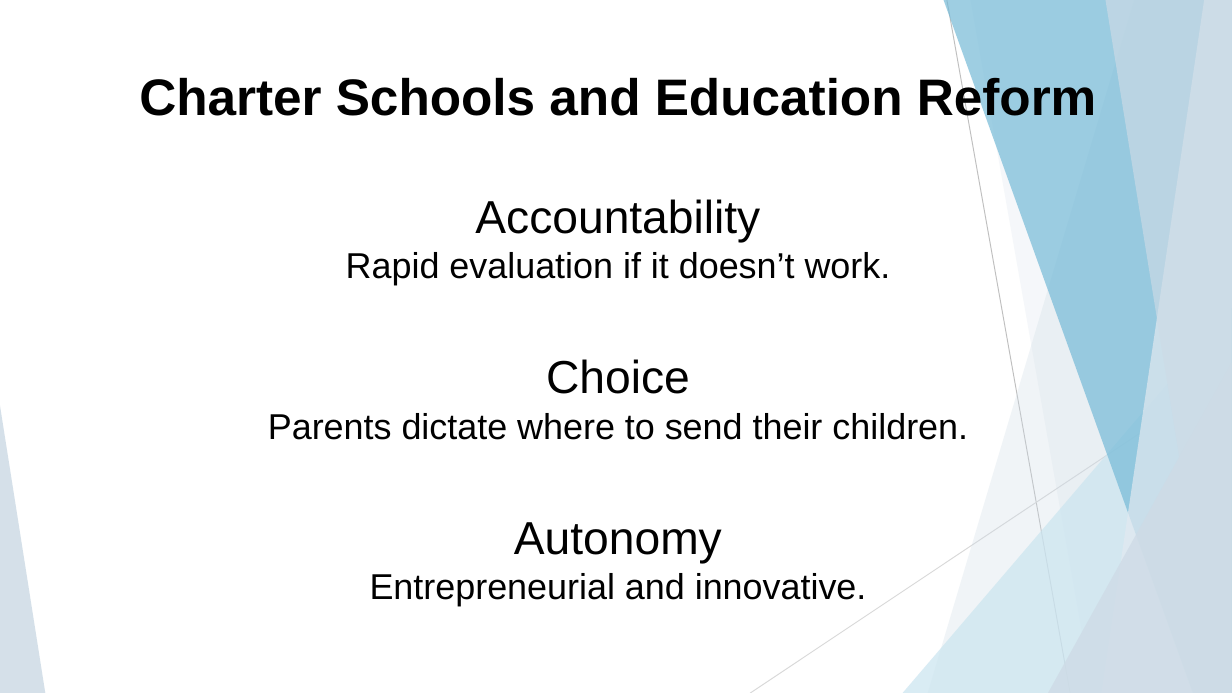
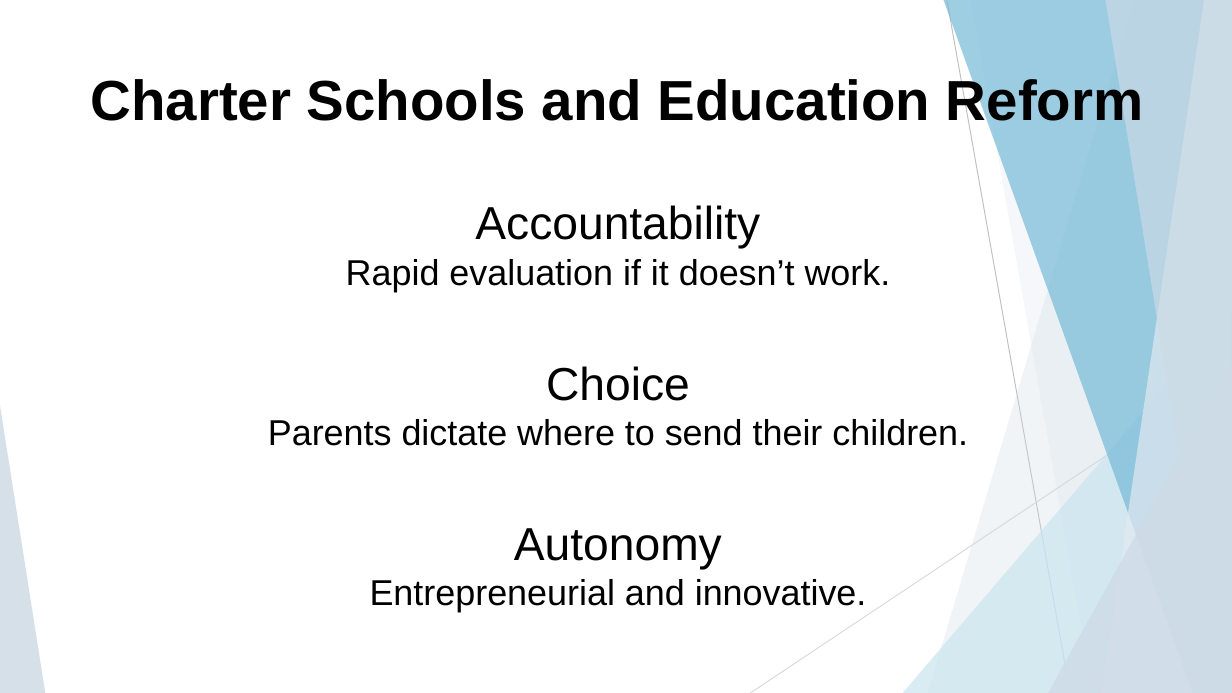
Before and after one commit to jteickholt/Team10Project1_Repo, a slide deck: slide 2 of reports/Project1_SJB_Draft1.pptx (slide 3 before the commit). Drawn at 1232x693 pixels with LibreOffice and Linux fonts; fonts in the diff are those of the drawing. Boxes give left, top, right and bottom in pixels: in the first picture for what was removed or moved away, otherwise in the second. Text is boxed around its words. In the diff, an @@ line names an element or a change of style, - is before the commit and + after.

```diff
--- a/reports/Project1_SJB_Draft1.pptx
+++ b/reports/Project1_SJB_Draft1.pptx
@@ text at (90,76,1144,131): size 40 to 44 pt in "Charter Schools and Education Reform" @@
```
Also in this commit, not shown: 3 other slides changed, 3 slides added, 3 slides removed, 12 other files.
